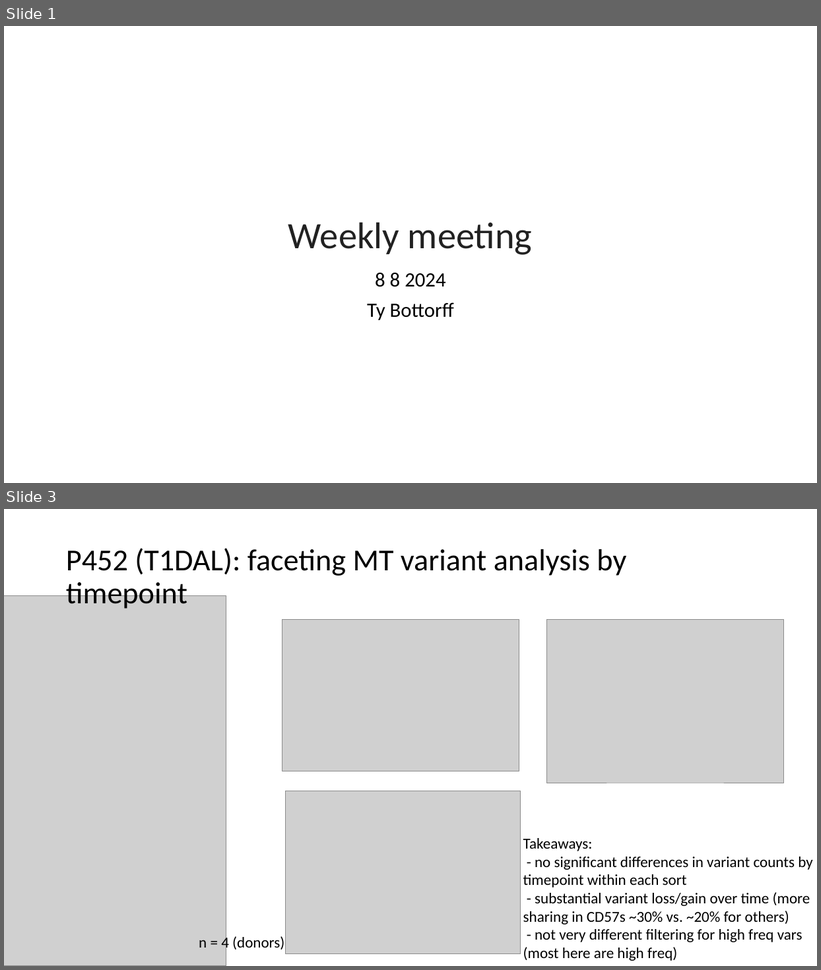
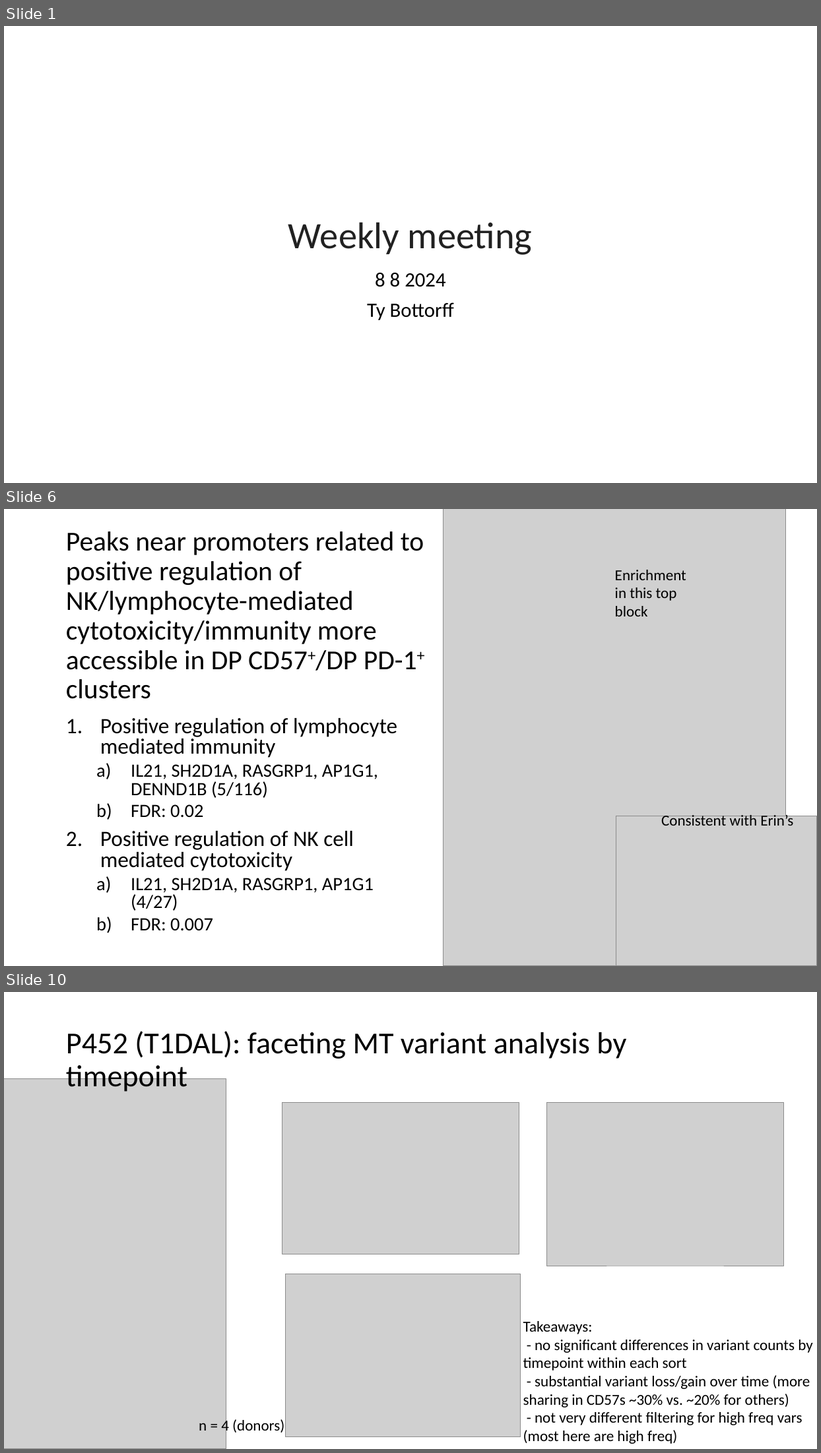
Before and after one commit to tybottorff/bottorffdocs, a slide deck: presentations/weekly_meetings/8_8_24.pptx. Shown one above the other, each under a label of ours: slides 1 and 3 before the commit, slides 1, 6 and 10 after it; the slides between them are not shown. The pictures are 821x970 and 821x1453 pixels, drawn with LibreOffice and Linux fonts; fonts in the diff are those of the drawing; grey boxes stand for pictures. Boxes give left, top, right and bottom in pixels: in the first picture for what was removed or moved away, otherwise in the second. Text is boxed around its words. In the diff, an @@ line names an element or a change of style, - is before the commit and + after.

```diff
--- a/presentations/weekly_meetings/8_8_24.pptx
+++ b/presentations/weekly_meetings/8_8_24.pptx
@@ slide 6 added at (4, 509, 817, 966), background #FFFFFF @@
@@ picture added at (443, 509, 786, 966) @@
@@ title added at (66, 531, 424, 699), 32.4 pt, text #000000 @@
+Peaks near promoters related to positive regulation of NK/lymphocyte-mediated cytotoxicity/immunity more accessible in DP CD57+/DP PD-1+ clusters
@@ text added at (615, 570, 686, 617), 18 pt, text #000000 @@
+Enrichment in this top block
@@ text added at (100, 718, 397, 931), 25.9 pt, text #000000 @@
+1. Positive regulation of lymphocyte mediated immunity
+  a) IL21, SH2D1A, RASGRP1, AP1G1, DENND1B (5/116)
+  b) FDR: 0.02
+2. Positive regulation of NK cell mediated cytotoxicity
+  a) IL21, SH2D1A, RASGRP1, AP1G1 (4/27)
+  b) FDR: 0.007
@@ picture added at (616, 816, 817, 966) @@
@@ text added at (661, 813, 793, 826), 18 pt, text #000000 @@
+Consistent with Erin’s
@@ what was slide 3 is now slide 10 @@
```
Also in this commit, not shown: 2 slides changed, 5 other slides added, 2 slides removed.
